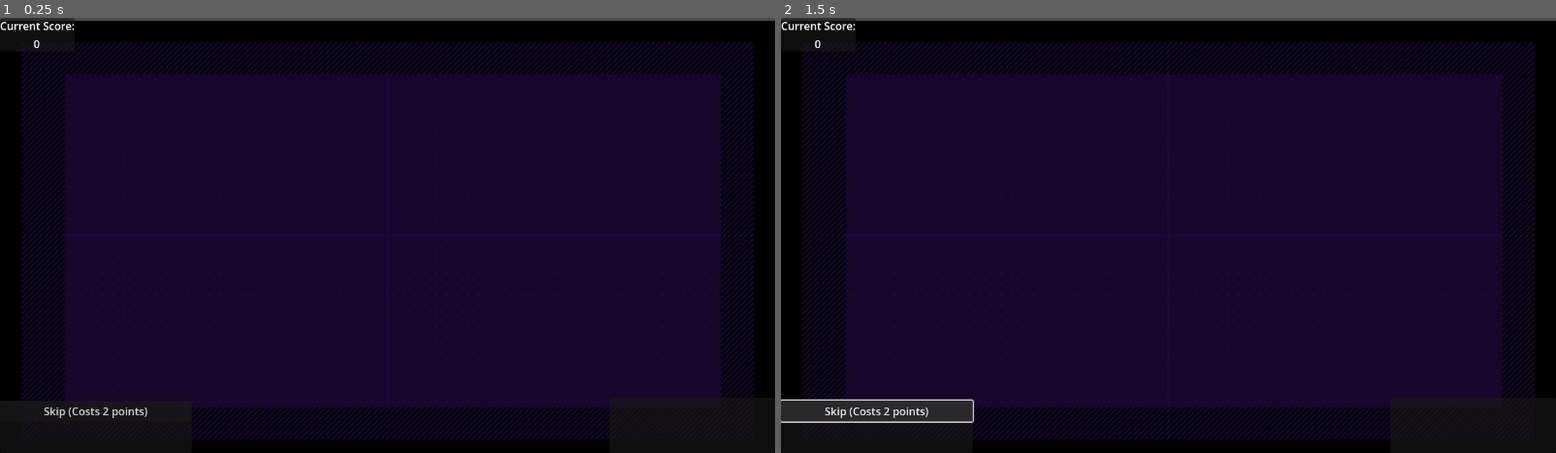
Above: before the commit, frames 1-2 (left to right).
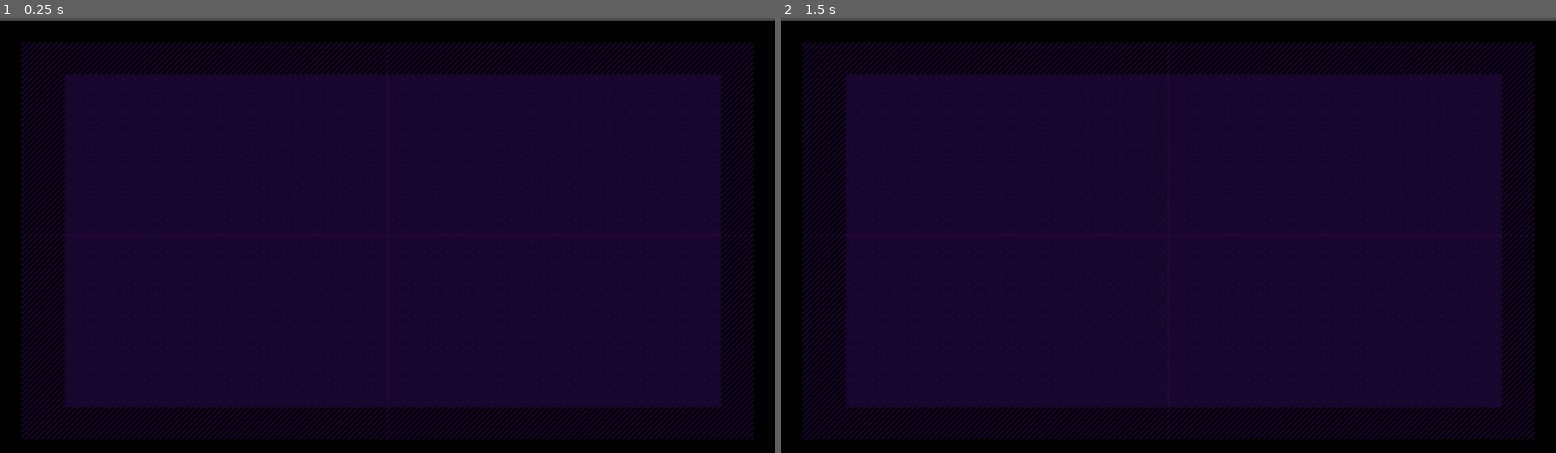
Above: after the commit, the same moments.

Repository: Mackenzie-Beck/FIFA2025
Game: Godot game, scene res://game.tscn
The game is run twice, just before and just after one commit, with the same random seed, the same clock (stepped at 60 frames per second) and the same inputs. This scene is started directly instead of the project's main scene.
Inputs (mouse positions are in pixels of both pictures, inside the frame that each line leads up to):
- Up to frame 1 (0.25 s): no input
- Up to frame 2 (1.5 s): click (874, 409) at 0.5 s, where only the run before the commit has a clickable "Skip (Costs 2 points)"; click (874, 409) at 1.25 s, where only the run before the commit has a clickable "Skip (Costs 2 points)"

The runs differ from the first frame. In frame 1, 0.4% of the frame differs, in the area x 0-25%, y 0-92%; in frame 2, 1.6%, in the area x 0-25%, y 0-94%.
Error in both runs: Invalid access to property or key '<null>' on a base object of type 'Dictionary'. (res://scripts/QuestionBank.gd:11)

Commit message:
moved UI_control to global class

Diff:
--- a/Game.gd
+++ b/Game.gd
@@ -1,13 +1,13 @@
 extends Node2D
 
 
-@onready var term_interface: Control = $UiControl/term_interface
+
 @onready var object_layer: TileMapLayer = $ObjectLayer
 
 
 func _ready() -> void:
 	# connect signals
-	term_interface.update_equation.connect(object_layer._on_update_equation)
+	UI_control.term_interface.update_equation.connect(object_layer._on_update_equation)
 
 	QuestionBank.load_questions_from_csv("res://data/test_data.txt", true)
 
@@ -15,11 +15,11 @@
 
 
 	var question = QuestionBank.random_question()
-	term_interface.set_term_set(question[0], question[1])
-	term_interface.set_equation_template(question[0], question[1])
+	UI_control.term_interface.set_term_set(question[0], question[1])
+	UI_control.term_interface.set_equation_template(question[0], question[1])
 	object_layer.initialize_game_world(question[0])
 
 
 
 func is_equation_correct() -> bool:
-	return term_interface.is_equation_correct()
+	return UI_control.term_interface.is_equation_correct()
--- a/UI/UIControl.tscn
+++ b/UI/UIControl.tscn
@@ -1,3 +1,14 @@
-[gd_scene format=3 uid="uid://duignnm2r588y"]
+[gd_scene load_steps=3 format=3 uid="uid://duignnm2r588y"]
+
+[ext_resource type="PackedScene" uid="uid://od4j47qcwa1u" path="res://UI/term_interface.tscn" id="1_1s14l"]
+[ext_resource type="Script" uid="uid://dqdxegdurqi3t" path="res://UI/ui_control.gd" id="1_75ywj"]
 
 [node name="UiControl" type="CanvasLayer"]
+script = ExtResource("1_75ywj")
+
+[node name="term_interface" parent="." instance=ExtResource("1_1s14l")]
+visible = false
+offset_right = 0.0
+offset_bottom = 0.0
+
+[editable path="term_interface"]
--- /dev/null
+++ b/UI/ui_control.gd
@@ -0,0 +1,11 @@
+extends CanvasLayer
+
+
+@onready var term_interface: Control = $term_interface
+
+
+
+
+
+func toggle_term_interface() -> void:
+	term_interface.visible = !term_interface.visible
--- a/game.tscn
+++ b/game.tscn
@@ -1,12 +1,10 @@
-[gd_scene load_steps=14 format=4 uid="uid://dho3caqnqcfoe"]
+[gd_scene load_steps=12 format=4 uid="uid://dho3caqnqcfoe"]
 
 [ext_resource type="Texture2D" uid="uid://cdqinggdu1oy1" path="res://SpriteSheet.png" id="1_8uh7m"]
 [ext_resource type="Script" uid="uid://dye5di3bv3jcr" path="res://Game.gd" id="1_g14j6"]
 [ext_resource type="Texture2D" uid="uid://cyqstfclcc0ku" path="res://Palette_alt.png" id="1_ppyta"]
 [ext_resource type="Texture2D" uid="uid://5h2dpmse3gd3" path="res://Palette.png" id="2_6uqi0"]
 [ext_resource type="Script" uid="uid://cp7s6sg8n625o" path="res://object_layer.gd" id="3_6uqi0"]
-[ext_resource type="PackedScene" uid="uid://duignnm2r588y" path="res://UI/UIControl.tscn" id="6_g14j6"]
-[ext_resource type="PackedScene" uid="uid://od4j47qcwa1u" path="res://UI/term_interface.tscn" id="7_ehkex"]
 
 [sub_resource type="TileSetAtlasSource" id="TileSetAtlasSource_g14j6"]
 texture = ExtResource("1_ppyta")
@@ -182,11 +180,3 @@
 
 [node name="Camera2D" type="Camera2D" parent="."]
 zoom = Vector2(2, 2)
-
-[node name="UiControl" parent="." instance=ExtResource("6_g14j6")]
-
-[node name="term_interface" parent="UiControl" instance=ExtResource("7_ehkex")]
-offset_right = 0.0
-offset_bottom = 0.0
-
-[editable path="UiControl/term_interface"]
--- a/project.godot
+++ b/project.godot
@@ -19,6 +19,16 @@
 
 Utils="*res://scripts/Utils.gd"
 QuestionBank="*res://scripts/QuestionBank.gd"
+PlayerManager="*res://scripts/player_manager.gd"
+UI_control="*res://UI/UIControl.tscn"
+
+[input]
+
+inventory={
+"deadzone": 0.2,
+"events": [Object(InputEventKey,"resource_local_to_scene":false,"resource_name":"","device":-1,"window_id":0,"alt_pressed":false,"shift_pressed":false,"ctrl_pressed":false,"meta_pressed":false,"pressed":false,"keycode":0,"physical_keycode":4194306,"key_label":0,"unicode":0,"location":0,"echo":false,"script":null)
+]
+}
 
 [rendering]
 
--- a/scripts/main.gd
+++ b/scripts/main.gd
@@ -15,7 +15,6 @@
 
 
 func _on_start_game():
-
 	if QuestionBank.questions.is_empty():
 		print("No questions!")
 		return
@@ -29,3 +28,4 @@
 
 	var new_game = GAME.instantiate()
 	add_child(new_game)
+	UI_control.toggle_term_interface()
Not shown, added: UI/ui_control.gd.uid
